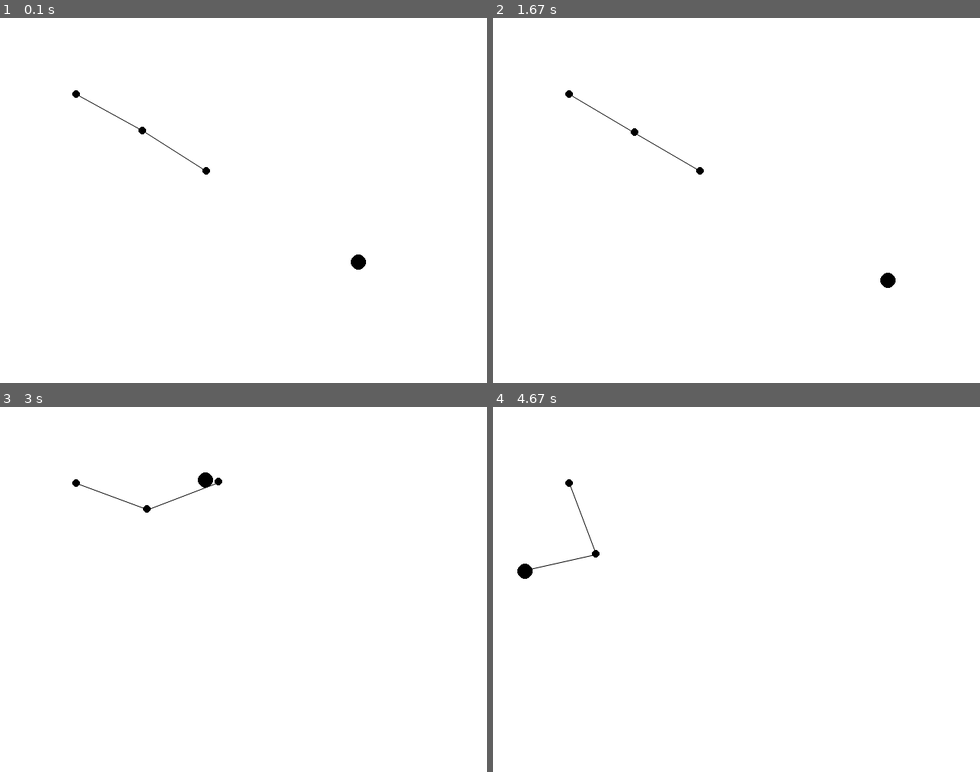
Above: before the commit, frames 1-4 (two rows, left to right).
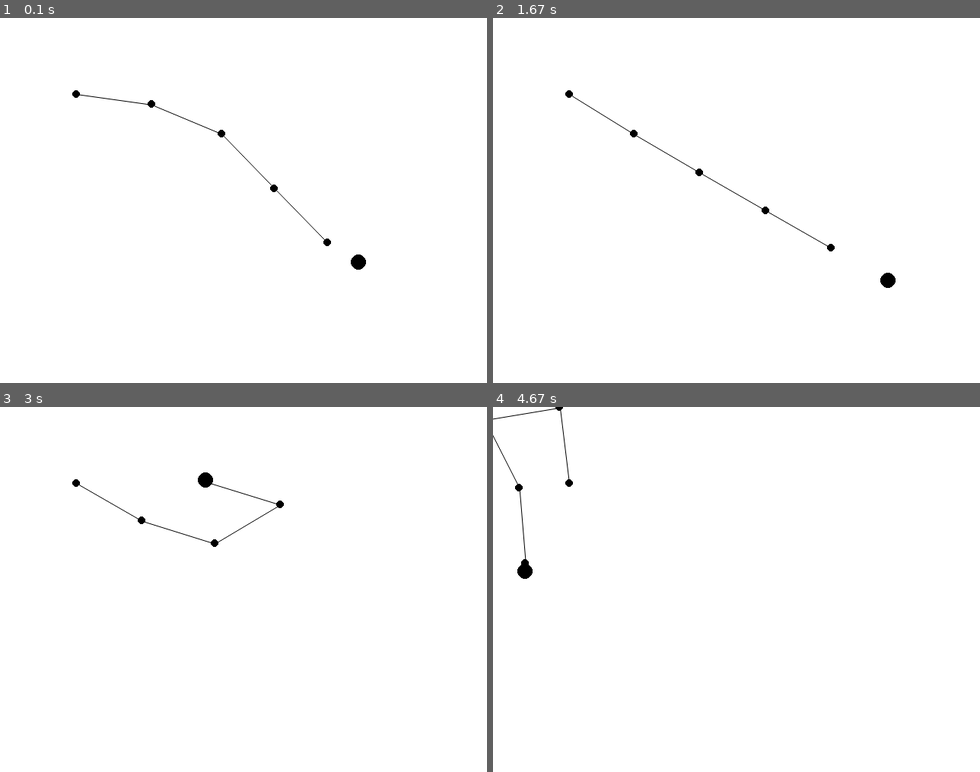
Above: after the commit, the same moments.

Repository: LGgameLAB/Fun-with-pygame-D
Game: pygame game, started from examples/inverse_kinematics.py
The game is run twice, just before and just after one commit, with the same random seed, the same clock (stepped at 60 frames per second) and the same inputs.
Inputs:
- Up to frame 1 (0.1 s): no input
- Up to frame 2 (1.67 s): no input
- Up to frame 3 (3 s): no input
- Up to frame 4 (4.67 s): no input

The runs differ from the first frame. In frame 1, 0.4% of the frame differs, in the area x 16-68%, y 20-63%; in frame 2, 0.3%; in frame 3, 0.4%; in frame 4, 0.4%.

Commit message:
feat: 50% through making spider

Diff:
--- a/examples/inverse_kinematics.py
+++ b/examples/inverse_kinematics.py
@@ -8,7 +8,7 @@
 size = width, height = 640, 480
 screen = pygame.display.set_mode(size)
 
-points = list(map(Vector2, [(100, 100), (200, 100), (300, 100)]))
+points = list(map(Vector2, [(100, 100), (200, 100), (300, 100), (400, 100), (500, 100)]))
 target = Vector2(450, 300)
 target_speed = Vector2(3, 3)
 
--- a/src/physics.py
+++ b/src/physics.py
@@ -12,9 +12,9 @@
 		self.options = pymunk.pygame_util.DrawOptions(game.screen.base)
 
 		# Makes a bunch of balls for funsies
-		for x in range(3):
-			self.space.add(*self.ball((10*x, 10*x)))
-		self.space.bodies[0].apply_impulse_at_local_point((999, 999), (0, 0))
+		# for x in range(3):
+		# 	self.space.add(*self.ball((10*x, 10*x)))
+		# self.space.bodies[0].apply_impulse_at_local_point((999, 999), (0, 0))
 
 		# Testing out a segment
 		body = pymunk.Body(100, 100)
--- a/src/player.py
+++ b/src/player.py
@@ -23,7 +23,7 @@
 	def init_physics(self) -> None:
 		"""Loads the pymunk information for the player"""
 
-		self.body = pymunk.Body(100, 2)
+		self.body = pymunk.Body(10, 2)
 		self.body.position = (400, 400)
 		self.body.friction = 99
 		self.shape = pymunk.Circle(self.body, 7.5, (0, 0))
--- a/src/sprites/spider.py
+++ b/src/sprites/spider.py
@@ -1,4 +1,7 @@
 import pygame, pymunk
+import pytweening
+from pygame import Vector2 as Vec
+from src.settings import *
 
 class Spider(pygame.sprite.Sprite):
     """A spider sprite with cool top down movement
@@ -7,22 +10,76 @@
     def __init__(self, game):
         super().__init__((game.sprites, game.screen.spritelayer))
 
-        self.body = pymunk.Body(350, 2)
+        self.body = pymunk.Body(350000, 20000)
         torso = [
-            (10, 0),
-            (30, 0),
-            (0, 50),
-            (40, 50)
+            (10, 20),
+            (-10, 20),
+            (20, -30),
+            (-20, -30)
         ]
         self.torso = pymunk.Poly(self.body, torso)
 
-        feet = []
-        for x in range(4):
-            body = pymunk.Body(20, 2)
-            feet.append(pymunk.Circle(body, 4))
+        self.leg_mounts = [0 for i in range(4)]
+        self.feet = [0 for i in range(4)]
+
+        self.body.position = (400, 200)
+        game.world.add((self.body, self.torso))
 
     def update(self):
-        pass
+        i=0
+        for x in range(-20, 21, 40):
+            for y in range(-30, 31, 60):
+                pos = Vec(x, y).rotate_rad(self.body.angle)
+                self.leg_mounts
+                self.feet[i] = pos + self.body.position
+                i+=1
 
-    def draw(self, transform=None):
-        pass
+    def draw(self, surf, transform=None):
+        for f in self.feet:
+            pygame.draw.circle(surf, WHITE, f, 3)
+
+class leg:
+    """A spider leg driven by inverse kinematics
+    """
+
+    def __init__(self, start, end):
+        self.points = [Vec(p) for p in [start, pytweening.getLinePoint(*start, *end, 0.75), pytweening.getLinePoint(*start, *end, 1.5)] ]
+        self.angles = [0, 0]
+        self.rel_vectors = [self.points[i]-self.points[i-1] for i in range(1, len(self.points))]
+
+        self.speed = 50
+        self.target = Vec(0, 0)
+        self.return_mode = False
+
+    def inverse_kinematics(self):
+        target = self.target
+
+        speed = self.speed
+
+        p2 =self.points[2]
+        p1 = self.points[1]
+        p0 = self.points[0]
+
+        angle_1 = (p2-p1).angle_to(target-p1)
+        p1_predicted = p1 + (p2-p1).rotate(angle_1)
+        angle_1 = pygame.math.clamp(angle_1, -1*speed, speed)
+        self.angles[1] += angle_1
+
+        angle_2 = (p1_predicted-p0).angle_to(target-p0)
+        angle_2 = pygame.math.clamp(angle_2, -1*speed, speed)
+        self.angles[0] += angle_2
+
+        cumulative_angle = self.angles[0]
+        self.points[1] = p0 + self.rel_vectors[0].rotate(cumulative_angle)
+        cumulative_angle += self.angles[1]
+        self.points[2] = p1 + self.rel_vectors[1].rotate(cumulative_angle)
+
+        if self.points[2].distance_to(target) < 1:
+            self.return_mode = False
+
+    def update(self, target):
+        if self.points[2].distance_to(target) > self.range:
+            self.return_mode = True
+
+        if self.return_mode:
+            self.inverse_kinematics
Not shown, added: app.js
